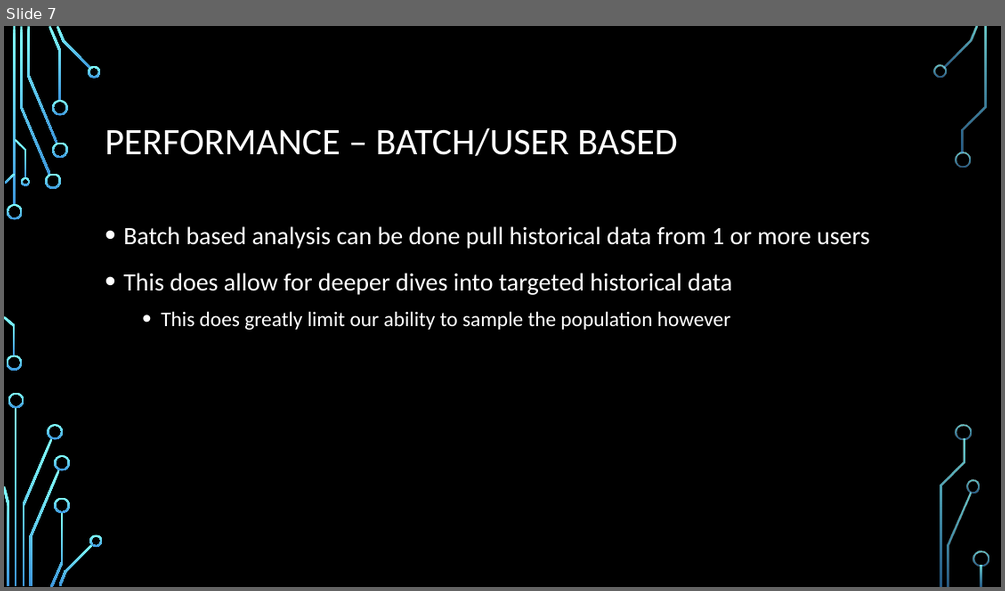
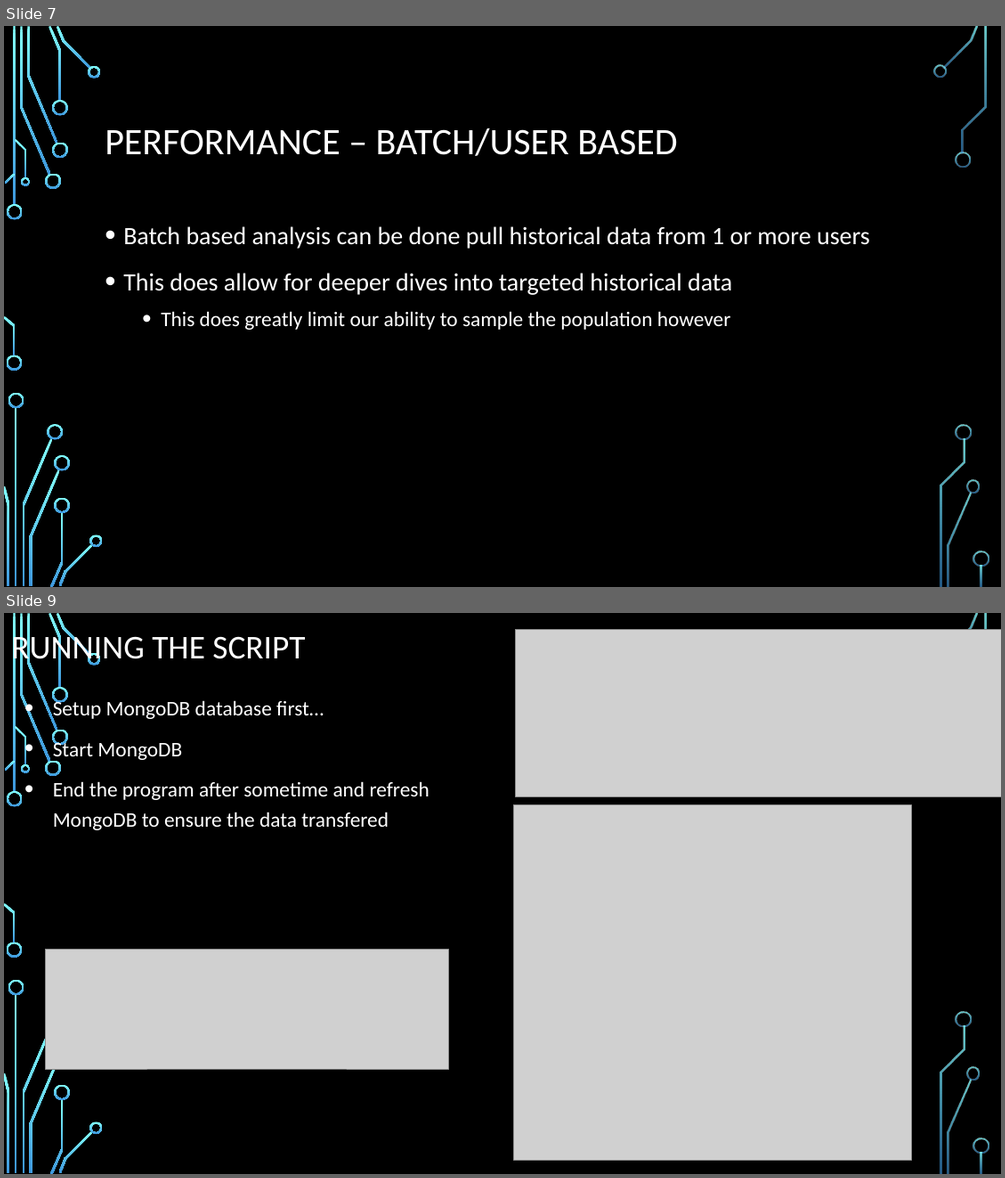
Before and after one commit to cdmorgan103/TwitterData7330, a slide deck: 7330 Twitter data project Presentation.pptx. Shown one above the other, each under a label of ours: slide 7 before the commit, slides 7 and 9 after it; the slides between them are not shown. The pictures are 1005x591 and 1005x1178 pixels, drawn with LibreOffice and Linux fonts; fonts in the diff are those of the drawing; grey boxes stand for pictures; background and template pictures are left out. Boxes give left, top, right and bottom in pixels: in the first picture for what was removed or moved away, otherwise in the second. Text is boxed around its words. In the diff, an @@ line names an element or a change of style, - is before the commit and + after.

```diff
--- a/7330 Twitter data project Presentation.pptx
+++ b/7330 Twitter data project Presentation.pptx
@@ slide 9 added at <box>4,613,1001,1174</box>, background picture (left out); not listed: 32 template elements that a slide beside it also shows @@
@@ title added at <box>11,631,305,667</box>, 32 pt, text #FFFFFF @@
+RUNNING THE SCRIPT
@@ picture added at <box>516,629,1001,797</box> @@
@@ text added at <box>53,698,429,830</box>, 20 pt, text #FFFFFF @@
+• Setup MongoDB database first…
+• Start MongoDB
+• End the program after sometime and refresh MongoDB to ensure the data transfered
@@ picture added at <box>514,805,911,1159</box> @@
@@ picture added at <box>45,949,448,1069</box> @@
```
Also in this commit, not shown: 2 slides changed.
